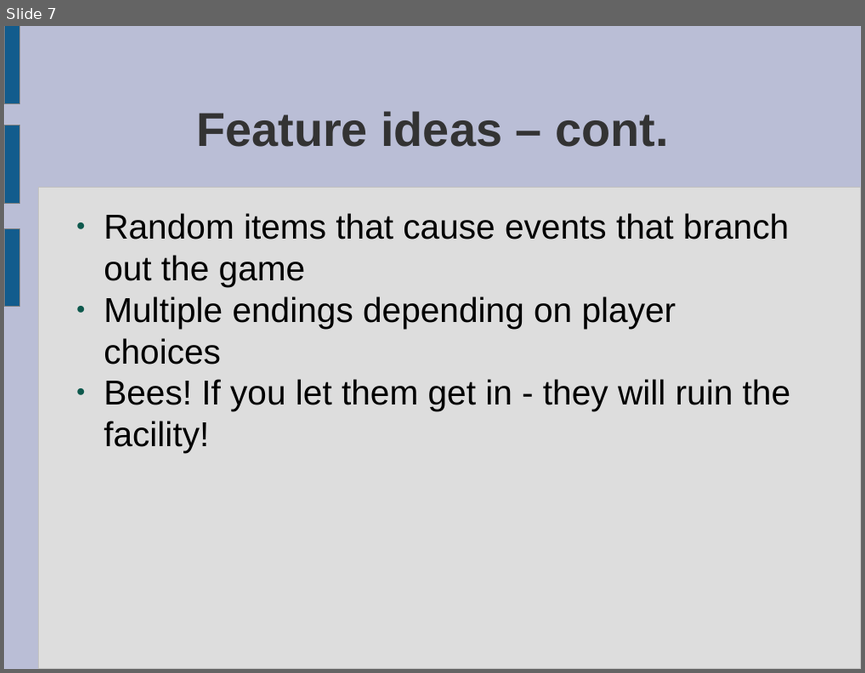
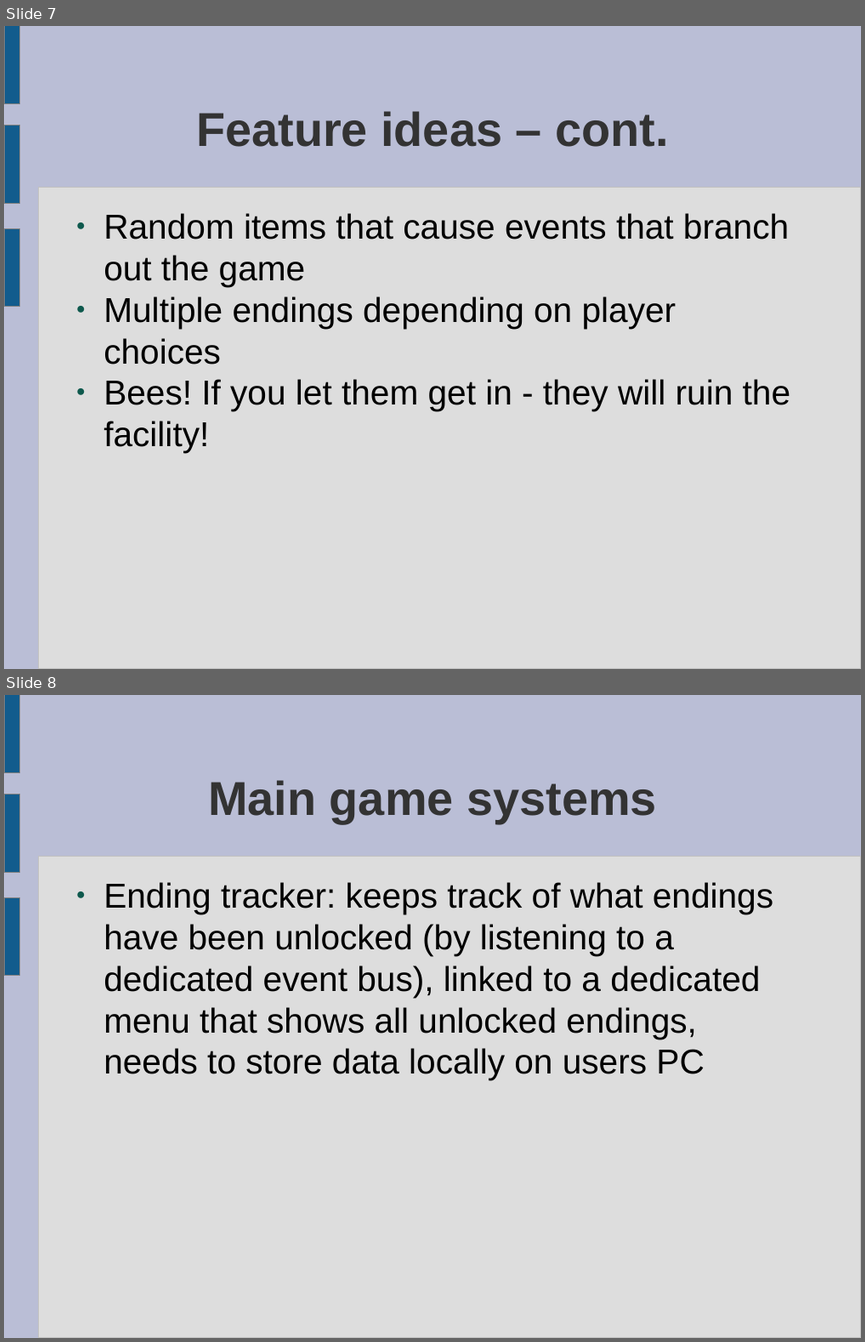
Before and after one commit to ktosox/JingleGameJam2024, a slide deck: GDD.odp. Shown one above the other, each under a label of ours: slide 7 before the commit, slides 7 and 8 after it. The pictures are 865x673 and 865x1342 pixels, drawn with LibreOffice and Linux fonts; fonts in the diff are those of the drawing. Boxes give left, top, right and bottom in pixels: in the first picture for what was removed or moved away, otherwise in the second. Text is boxed around its words. In the diff, an @@ line names an element or a change of style, - is before the commit and + after.

```diff
--- a/GDD.odp
+++ b/GDD.odp
@@ slide 8 added at box(4, 695, 861, 1338), background #BABED6; not listed: 4 template elements that a slide beside it also shows @@
@@ title added at box(208, 780, 657, 823), 44 pt, text #333333, bold @@
+Main game systems
@@ text added at box(103, 882, 773, 1080), 32 pt, text #000000 @@
+● Ending tracker: keeps track of what endings have been unlocked (by listening to a dedicated event bus), linked to a dedicated menu that shows all unlocked endings, needs to store data locally on users PC
```
Also in this commit, not shown: 12 slides changed, 1 other slide added, 11 other files.
